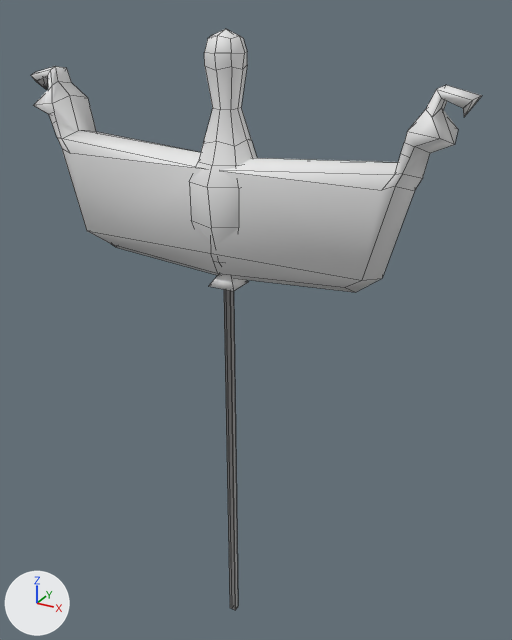
An edit to the Blender file art/models/props/balloons/balloons.blend, drawn before and after from the same camera.
The view is the same before and after, from a camera (50 mm lens) standing at (1.12, -1.85, 2.21) and looking at (0.04, 0.11, 1.23). The lights are fixed; the arrows at lower left show +X, +Y and +Z. The older version comes first. Mesh edges are drawn as thin lines. Materials are left out; every surface is plain grey.

Names of what the first picture shows: 'boat_balloon', 'bowling_pin_balloon'.
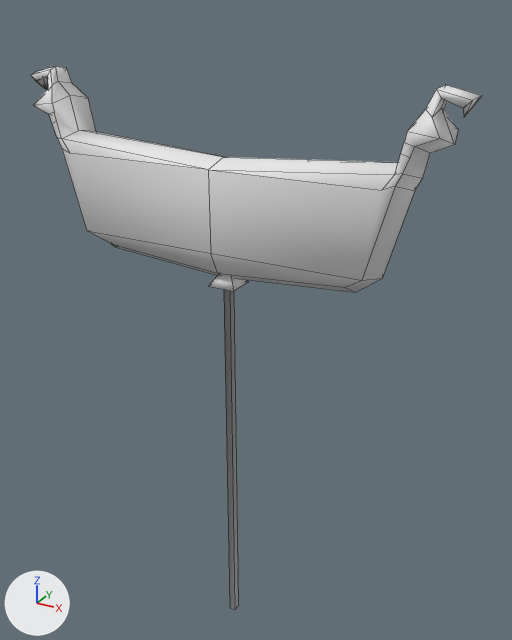
What changed in the scene script:
```text
Change ob_bowling_pin_balloon:
    add ob_bowling_pin_balloon.hide_set(True)  # its collection is switched off
```

What differs and where, as boxes [x1, y1, x2, y2] in the pictures (512 x 640 px):
'bowling_pin_balloon', hidden
    before: [189, 29, 257, 610]
